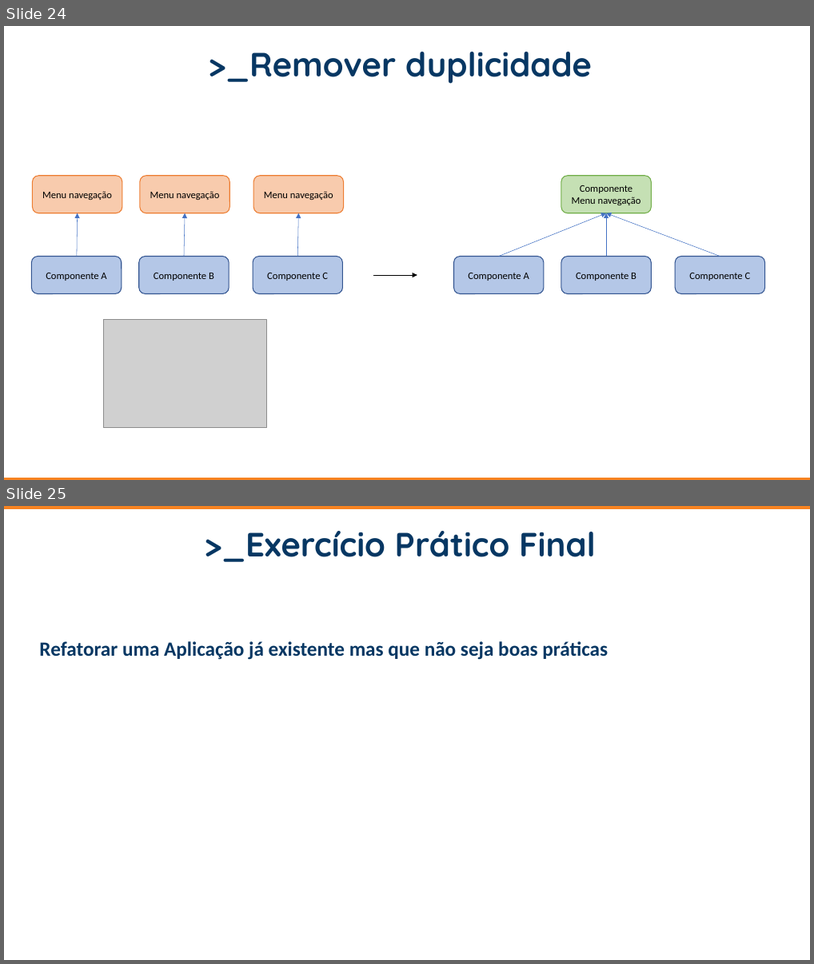
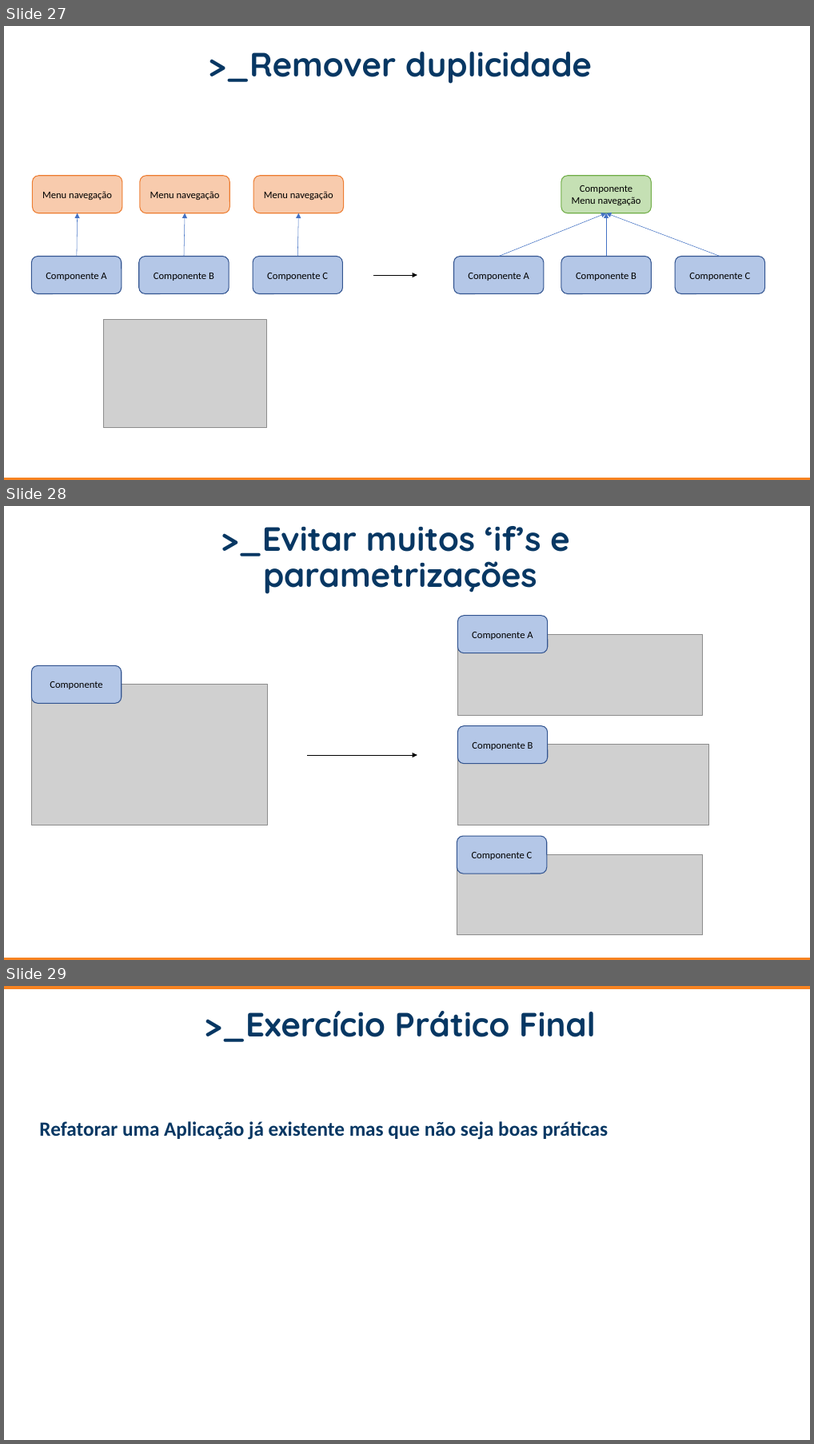
Before and after one commit to DanBertolini/dio-bootcamp, a slide deck: Bootcamp - apresentação.pptx. Shown one above the other, each under a label of ours: slides 24 and 25 before the commit, slides 27, 28 and 29 after it. The pictures are 814x964 and 814x1444 pixels, drawn with LibreOffice and Linux fonts; fonts in the diff are those of the drawing; grey boxes stand for pictures; background and template pictures are left out. Boxes give left, top, right and bottom in pixels: in the first picture for what was removed or moved away, otherwise in the second. Text is boxed around its words. In the diff, an @@ line names an element or a change of style, - is before the commit and + after.

```diff
--- a/Bootcamp - apresentação.pptx
+++ b/Bootcamp - apresentação.pptx
@@ slide 28 added at (4,506,810,960), background #FFFFFF; not listed: 1 template element that a slide beside it also shows @@
@@ text added at (221,526,570,594), 40 pt, text #073763, bold @@
+>_Evitar muitos ‘if’s e
+parametrizações
@@ group added at (307,616,709,935): 3 pictures, 3 rounded rectangles, 1 arrow @@
+Componente B
+Componente C
+Componente A
@@ rounded rectangle added at (31,666,122,704), fill #B4C7E7, outline #325491 1 pt, 12 pt, text #000000 @@
+Componente
@@ picture added at (31,684,267,825) @@
@@ what was slide 24 is now slide 27 @@
@@ what was slide 25 is now slide 29 @@
```
Also in this commit, not shown: 3 slides changed, 3 other slides added.
